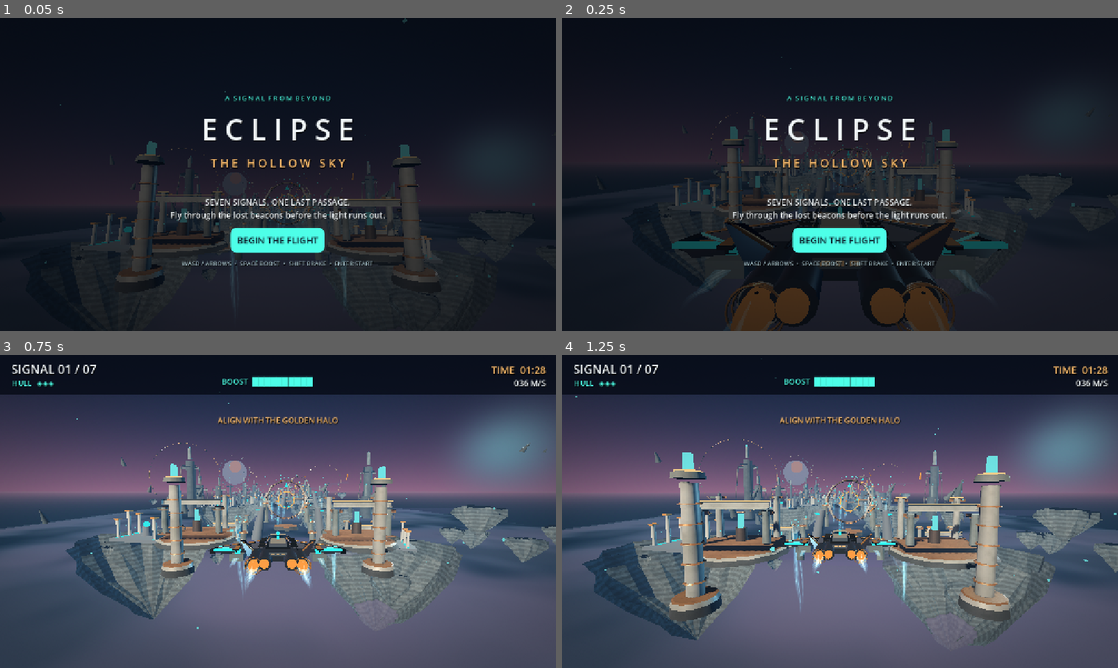
Above: before the commit, frames 1-4 (two rows, left to right).
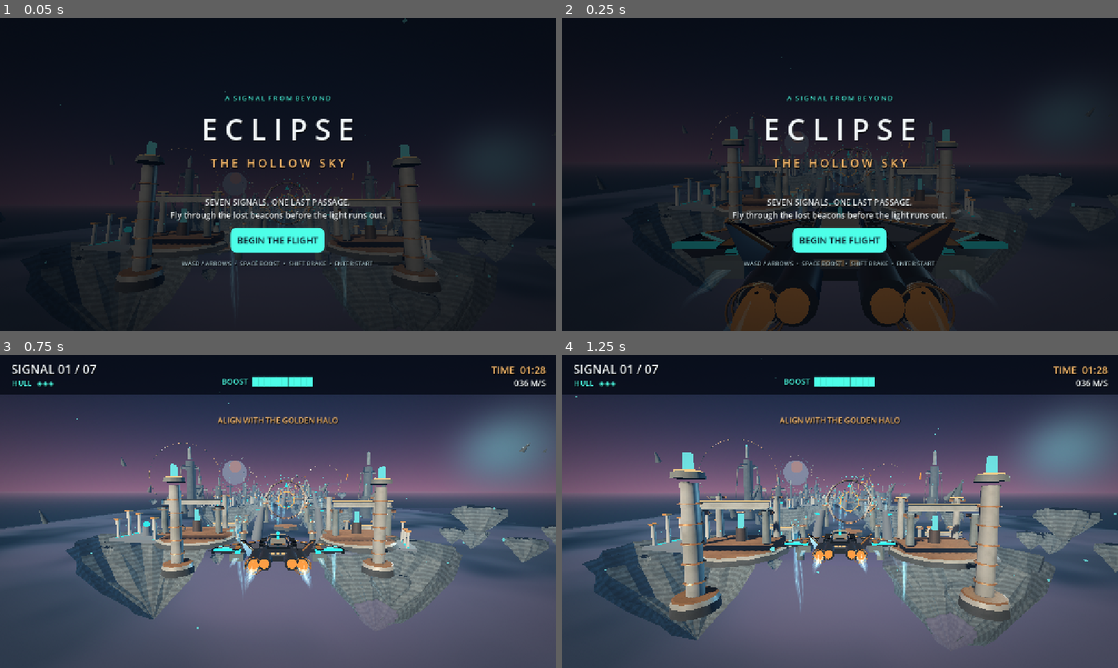
Above: after the commit, the same moments.

Repository: tpylman90-ctrl/Eclipse-The-Hollow-Sky
Game: Godot game, scene res://scenes/main.tscn
The game is run twice, just before and just after one commit, with the same random seed, the same clock (stepped at 60 frames per second) and the same inputs.
Inputs:
- Up to frame 1 (0.05 s): no input
- Up to frame 2 (0.25 s): no input
- Up to frame 3 (0.75 s): click "BEGIN THE FLIGHT" at 0.5 s
- Up to frame 4 (1.25 s): no input

Frame 1 is identical in both runs. In frame 2, 0.1% of the frame differs, in the area x 21-79%, y 62-80%; in frame 3, less than 0.1%; in frame 4, less than 0.1%.

Commit message:
Replace sharp vehicle boxes with actual hard-surface chamfered geometry

Diff:
--- a/scripts/skiff_art.gd
+++ b/scripts/skiff_art.gd
@@ -1,4 +1,6 @@
 extends Node3D
+
+const MeshFactory = preload("res://scripts/mesh_factory.gd")
 ## Art pass 02 - layered metallic hull, aviation panelization, glass canopy ribs.
 ## This is all original hard-surface geometry, built into the parent skiff at runtime.
 
@@ -55,9 +57,8 @@
 
 
 func _box(size: Vector3, pos: Vector3, mat: Material) -> MeshInstance3D:
-    var shape := BoxMesh.new()
-    shape.size = size
-    return _mesh(shape, pos, mat)
+    var bevel: float = minf(0.14, minf(size.x, minf(size.y, size.z)) * 0.20)
+    return _mesh(MeshFactory.bevel_box(size, bevel), pos, mat)
 
 
 func _beam(a: Vector3, b: Vector3, width: float, material: Material) -> MeshInstance3D:
